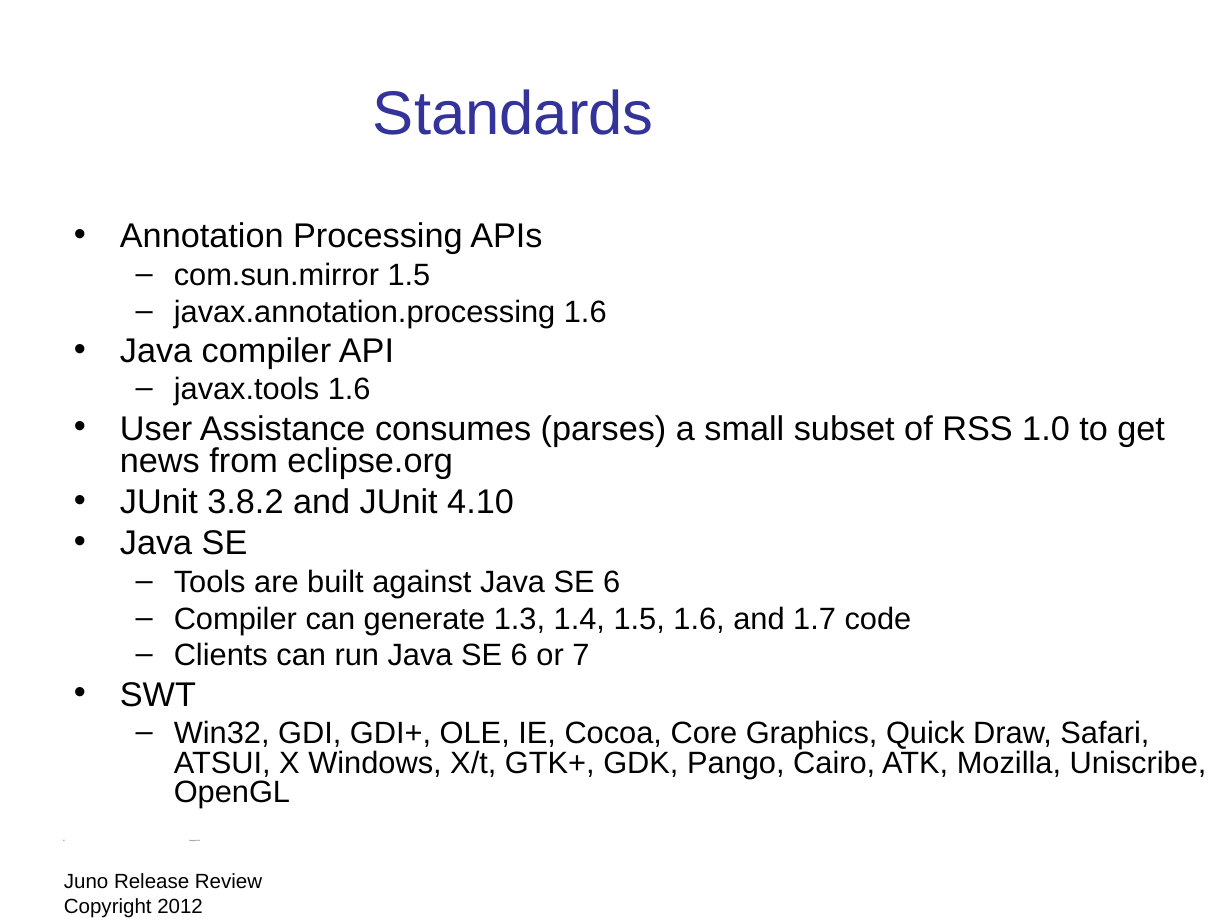
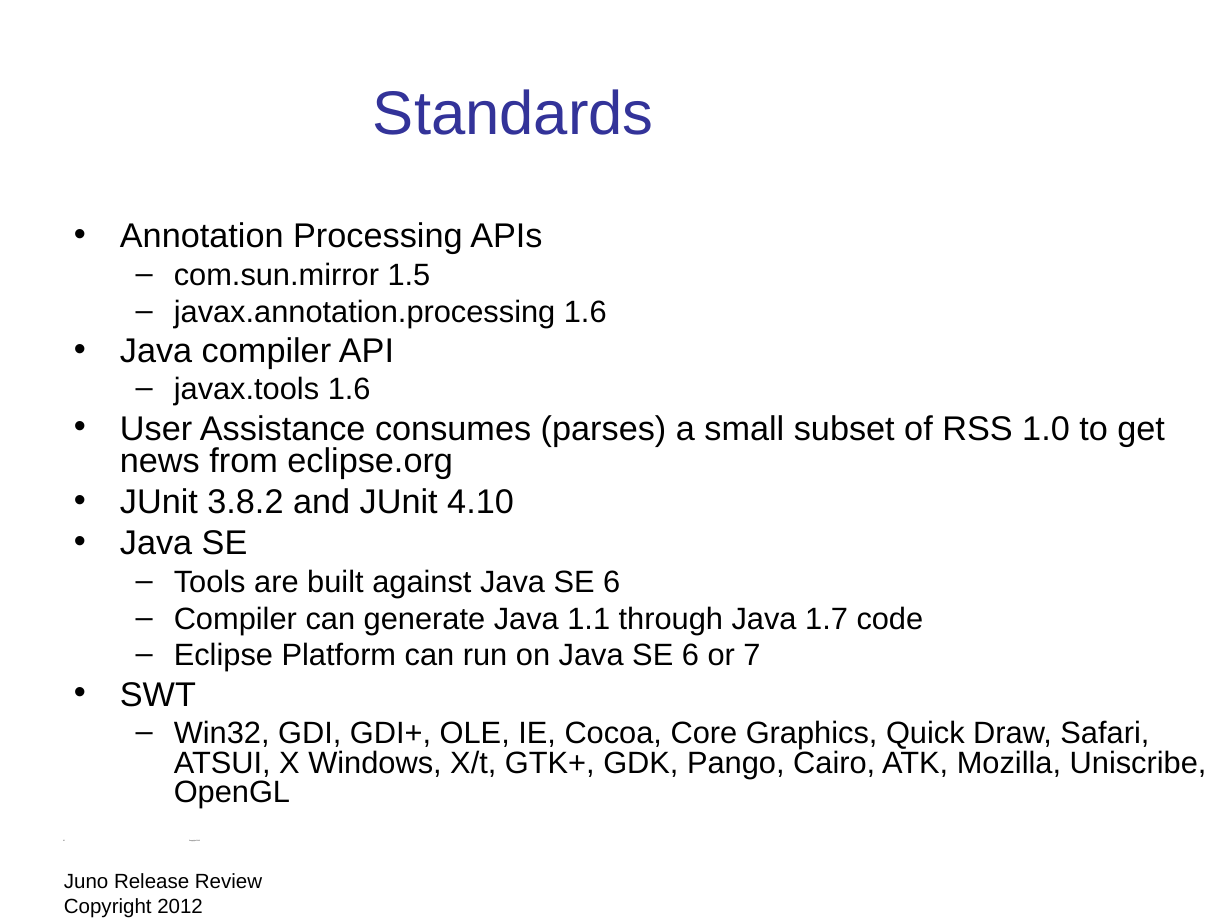
Before and after one commit to eclipse-platform/www.eclipse.org-eclipse-news, a slide deck: slide 22 of presentation/Juno-release-review/eclipse-juno-release-review.odp. Drawn at 1232x924 pixels with LibreOffice and Linux fonts; fonts in the diff are those of the drawing; background and template pictures are left out. Boxes give left, top, right and bottom in pixels: in the first picture for what was removed or moved away, otherwise in the second. Text is boxed around its words. In the diff, an @@ line names an element or a change of style, - is before the commit and + after.

```diff
--- a/presentation/Juno-release-review/eclipse-juno-release-review.odp
+++ b/presentation/Juno-release-review/eclipse-juno-release-review.odp
@@ text at (x1=174, y1=606, x2=924, y2=671): text changed @@
-  – Compiler can generate 1.3, 1.4, 1.5, 1.6, and 1.7 code
-  – Clients can run Java SE 6 or 7
+  – Compiler can generate Java 1.1 through Java 1.7 code
+  – Eclipse Platform can run on Java SE 6 or 7
```
Also in this commit, not shown: 13 other slides changed, 1 other file.
